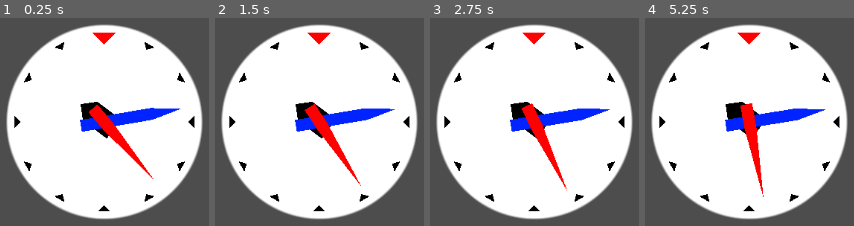
Above: before the commit, frames 1-4 (left to right).
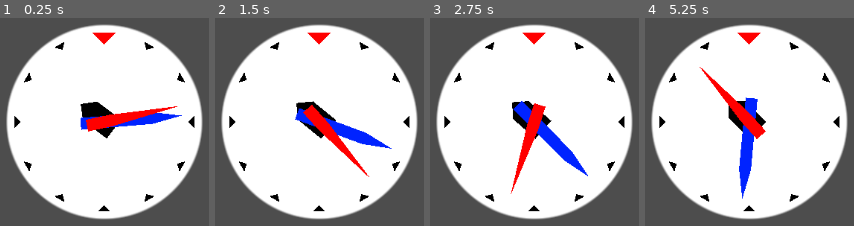
Above: after the commit, the same moments.

Repository: Quent-Repo/First_godot
Game: Godot game, scene res://clock.tscn
Same seed, same stepped clock (60 frames per second), same inputs: the game is played once before the commit and once after it.
Inputs:
- Up to frame 1 (0.25 s): no input
- Up to frame 2 (1.5 s): no input
- Up to frame 3 (2.75 s): no input
- Up to frame 4 (5.25 s): no input

The runs differ from the first frame. In frame 1, 3.8% of the frame differs, in the area x 38-88%, y 40-78%; in frame 2, 5.1%; in frame 3, 6.4%, in the area x 38-87%, y 39-85%; in frame 4, 6.1%.

Commit message:
second part of the it

Diff:
--- a/clock.gd
+++ b/clock.gd
@@ -1,12 +1,25 @@
 extends Node2D
 
-const System_time:=0
-const random_time:=1
+enum StartTimeMode { System_time, random_time, fixed_time, offset_time}
+
+@export var time_scale := 1.0
+
+##This is a note
+@export var start_time := StartTimeMode.System_time
 
 
-@export var start_time := System_time
+#@export_group('Fixed Start Time')
+#@export var start_hour := 0
+#@export var start_min := 0
+#@export var start_sec := 0
+
+##This is a group
+@export_group('fixed of Offest start time')
+@export_range(-11,11) var start_hour := 0
+@export_range(0,59) var start_min := 0
+@export_range(0,59) var start_sec := 0
+
 var t:= 0.0
-
 
 
 @onready var Sec:= $sec as Node2D
@@ -14,13 +27,21 @@
 @onready var Hour:=$HourArm as Node2D
 
 func _ready() -> void:
-	var x := Time.get_time_dict_from_system()
-	t = (x.second+x.minute*60+x.hour*3600)
+	if start_time == StartTimeMode.random_time:
+		t = randf_range(0.0, 43200.0)
+	else:
+		if start_time != StartTimeMode.fixed_time:
+			var x := Time.get_time_dict_from_system()
+			t = float(x.second+x.minute*60+x.hour*3600)
+		if  start_time != StartTimeMode.System_time:
+			t += float(start_sec+start_min+start_hour)
 
 
 
 func _process(delta: float) -> void:
-	t += delta
+
+
+	t += delta * time_scale
 
 	#$sec.rotation_degrees = x['second'] * 6
 	#$min.rotation_degrees= x['minute'] *6
--- a/clock.tscn
+++ b/clock.tscn
@@ -17,6 +17,7 @@
 [node name="clock" type="Node2D"]
 position = Vector2(272, 184)
 script = ExtResource("1_apxbs")
+time_scale = 200.0
 
 [node name="face" type="Sprite2D" parent="."]
 position = Vector2(3.05176e-05, 0)
